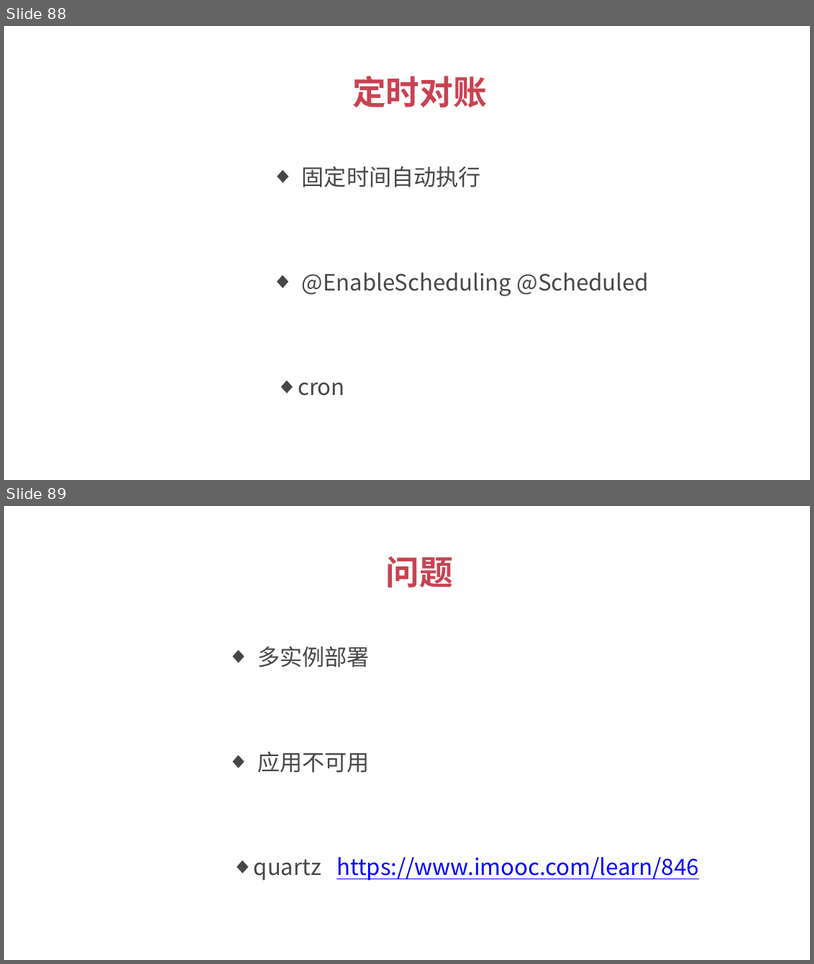
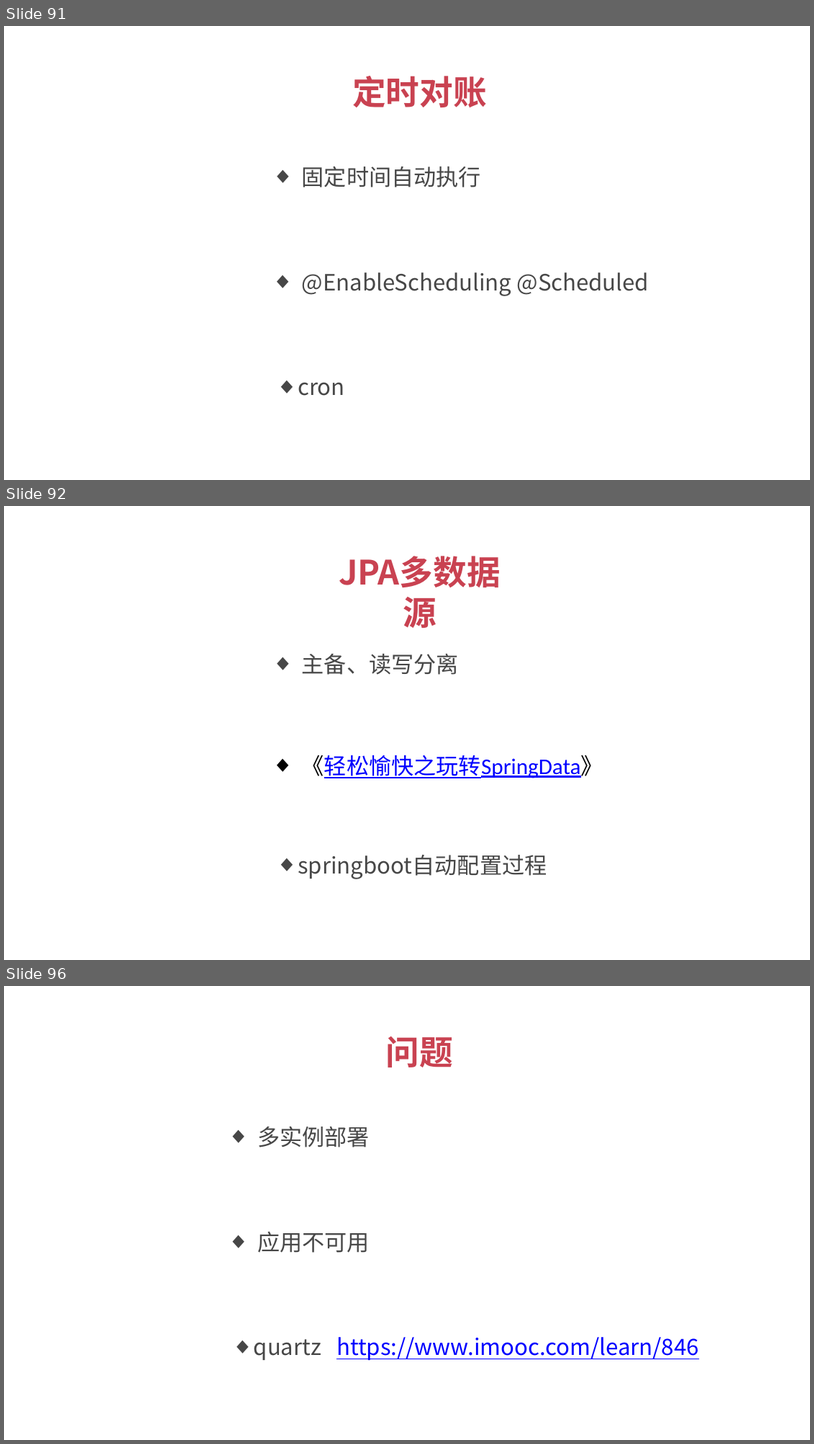
Before and after one commit to 1329555958/financial, a slide deck: 理财平台.pptx. Shown one above the other, each under a label of ours: slides 88 and 89 before the commit, slides 91, 92 and 96 after it; the slides between them are not shown. The pictures are 814x964 and 814x1444 pixels, drawn with LibreOffice and Linux fonts; fonts in the diff are those of the drawing. Boxes give left, top, right and bottom in pixels: in the first picture for what was removed or moved away, otherwise in the second. Text is boxed around its words. In the diff, an @@ line names an element or a change of style, - is before the commit and + after.

```diff
--- a/理财平台.pptx
+++ b/理财平台.pptx
@@ slide 92 added at bbox=[4, 506, 810, 960], background #FFFFFF @@
@@ text added at bbox=[314, 547, 526, 595], 30 pt, text #C94251, bold @@
+JPA多数据源
@@ text added at bbox=[302, 654, 459, 674], 20 pt, text #474747 @@
+  ◆ 主备、读写分离
@@ text added at bbox=[302, 754, 604, 778], 20 pt, text #0000FF, underline @@
+  ◆ 《轻松愉快之玩转SpringData》
@@ text added at bbox=[298, 854, 547, 879], 20 pt, text #474747 @@
+  ◆ springboot自动配置过程
@@ what was slide 88 is now slide 91 @@
@@ what was slide 89 is now slide 96 @@
```
Also in this commit, not shown: 7 other slides added, 1 slide removed, 7 other files.
